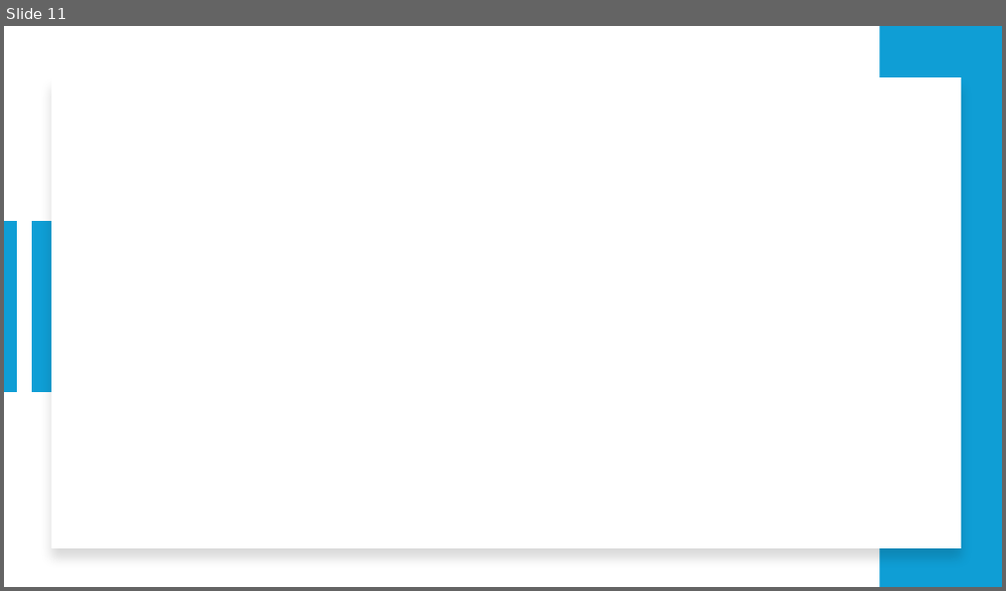
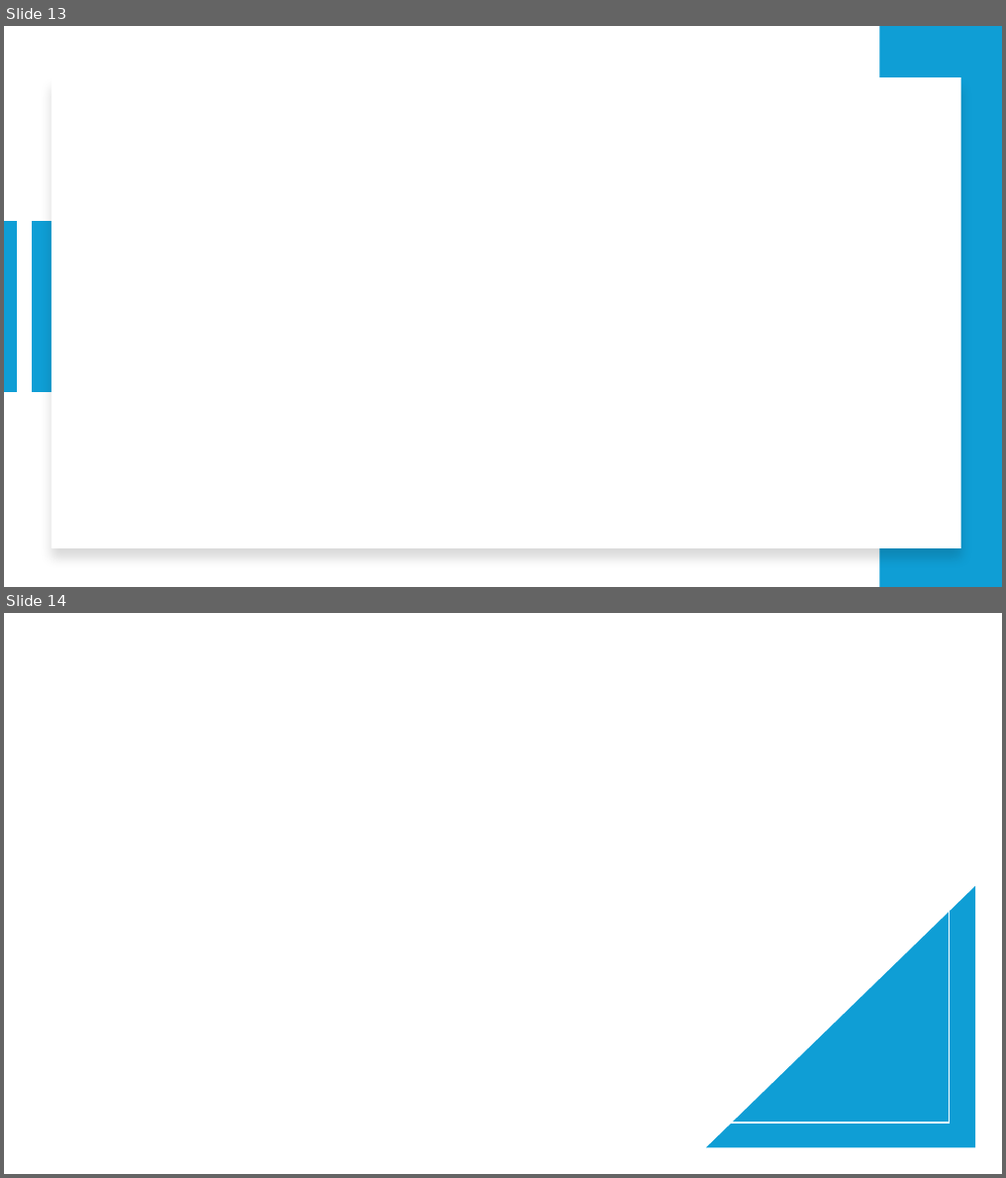
Before and after one commit to Exonault/BooksAPI, a slide deck: Document/Presentation.pptx. Shown one above the other, each under a label of ours: slide 11 before the commit, slides 13 and 14 after it. The pictures are 1006x591 and 1006x1178 pixels, drawn with LibreOffice and Linux fonts; fonts in the diff are those of the drawing. Boxes give left, top, right and bottom in pixels: in the first picture for what was removed or moved away, otherwise in the second. Text is boxed around its words. In the diff, an @@ line names an element or a change of style, - is before the commit and + after.

```diff
--- a/Document/Presentation.pptx
+++ b/Document/Presentation.pptx
@@ slide 14 added at (x1=4, y1=613, x2=1002, y2=1174), background #FFFFFF @@
@@ rectangle added at (x1=56, y1=663, x2=949, y2=1123), outline #404040 1.5 pt @@
@@ rectangle added at (x1=56, y1=663, x2=949, y2=1123), outline #FFFFFF 1.5 pt @@
@@ right triangle added at (x1=706, y1=886, x2=976, y2=1149), fill #0F9ED5 @@
@@ what was slide 11 is now slide 13 @@
```
Also in this commit, not shown: 3 slides changed, 4 other slides added, 2 slides removed.
